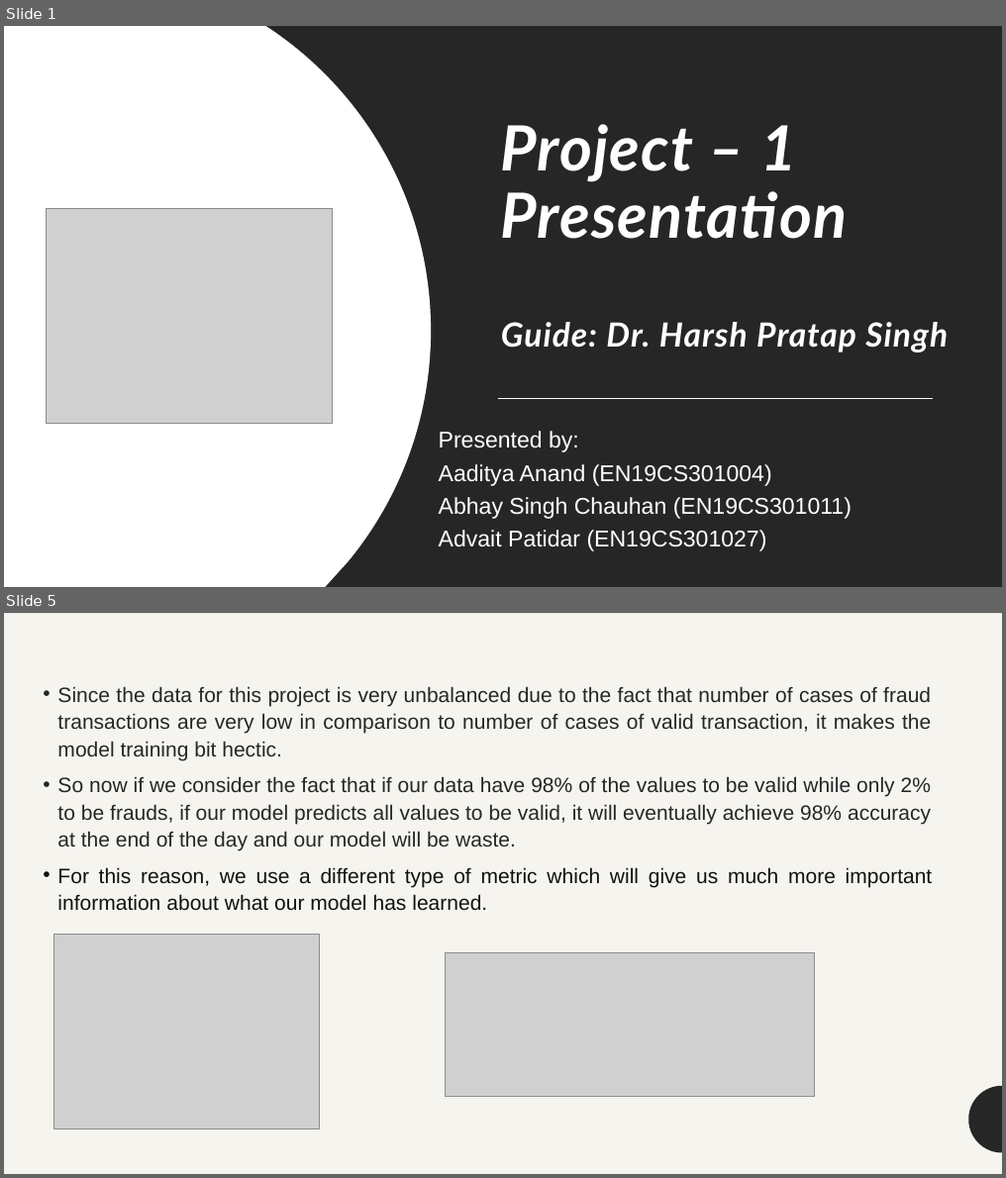
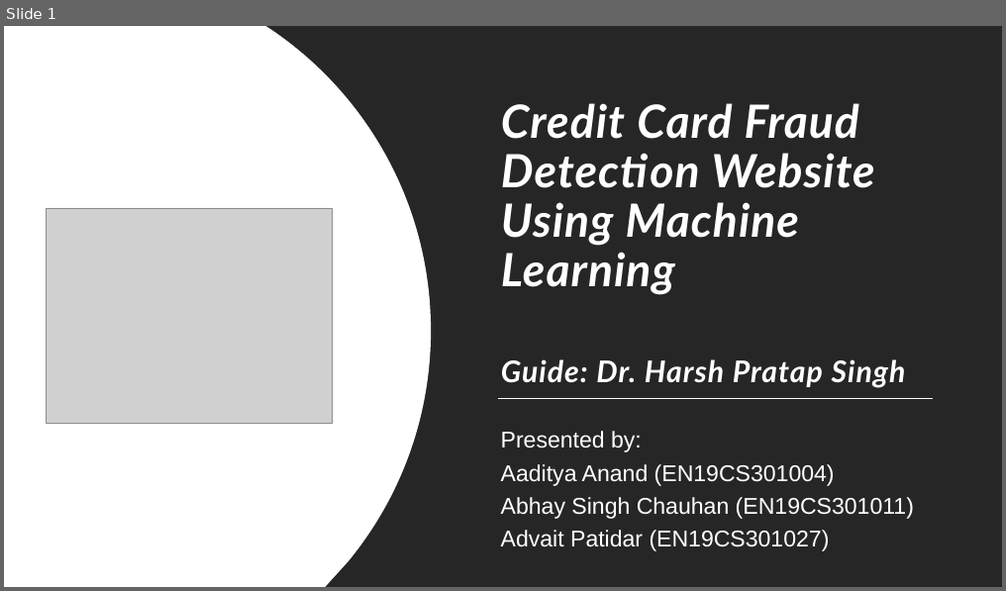
Before and after one commit to arcaneAB/fraud-detection-project, a slide deck: documentations/Project Presentation.pptx. Shown one above the other, each under a label of ours: slides 1 and 5 before the commit, slide 1 after it; the slides between them are not shown. The pictures are 1006x1178 and 1006x591 pixels, drawn with LibreOffice and Linux fonts; fonts in the diff are those of the drawing; grey boxes stand for pictures. Boxes give left, top, right and bottom in pixels: in the first picture for what was removed or moved away, otherwise in the second. Text is boxed around its words. In the diff, an @@ line names an element or a change of style, - is before the commit and + after.

```diff
--- a/documentations/Project Presentation.pptx
+++ b/documentations/Project Presentation.pptx
@@ slide 5 removed at (x1=4, y1=613, x2=1002, y2=1174), background #F6F4EF @@
@@ text removed at (x1=57, y1=686, x2=933, y2=911) @@
-• Since the data for this project is very unbalanced due to the fact that number of cases of fraud transactions are very low in comparison to number of cases of valid transaction, it makes the model training bit hectic.
-• So now if we consider the fact that if our data have 98% of the values to be valid while only 2% to be frauds, if our model predicts all values to be valid, it will eventually achieve 98% accuracy at the end of the day and our model will be waste.
-• For this reason, we use a different type of metric which will give us much more important information about what our model has learned.
@@ picture removed at (x1=54, y1=934, x2=319, y2=1130) @@
@@ picture removed at (x1=445, y1=953, x2=815, y2=1097) @@
@@ freeform shape removed at (x1=969, y1=1086, x2=1002, y2=1154) @@
@@ slide 1 changed as well @@
@@ title at (x1=501, y1=103, x2=906, y2=388): text changed; size 32 to 44.1 pt @@
-Project – 1
-Presentation
-Guide: Dr. Harsh Pratap Singh
+Credit Card Fraud Detection Website Using Machine
+Learning
+Guide: Dr. Harsh Pratap Singh
@@ subtitle "Presented by:" moved from (x1=439, y1=431, x2=851, y2=552) to (x1=501, y1=431, x2=914, y2=552) @@
```
Also in this commit, not shown: 4 other slides changed, 16 slides added, 7 other slides removed.
